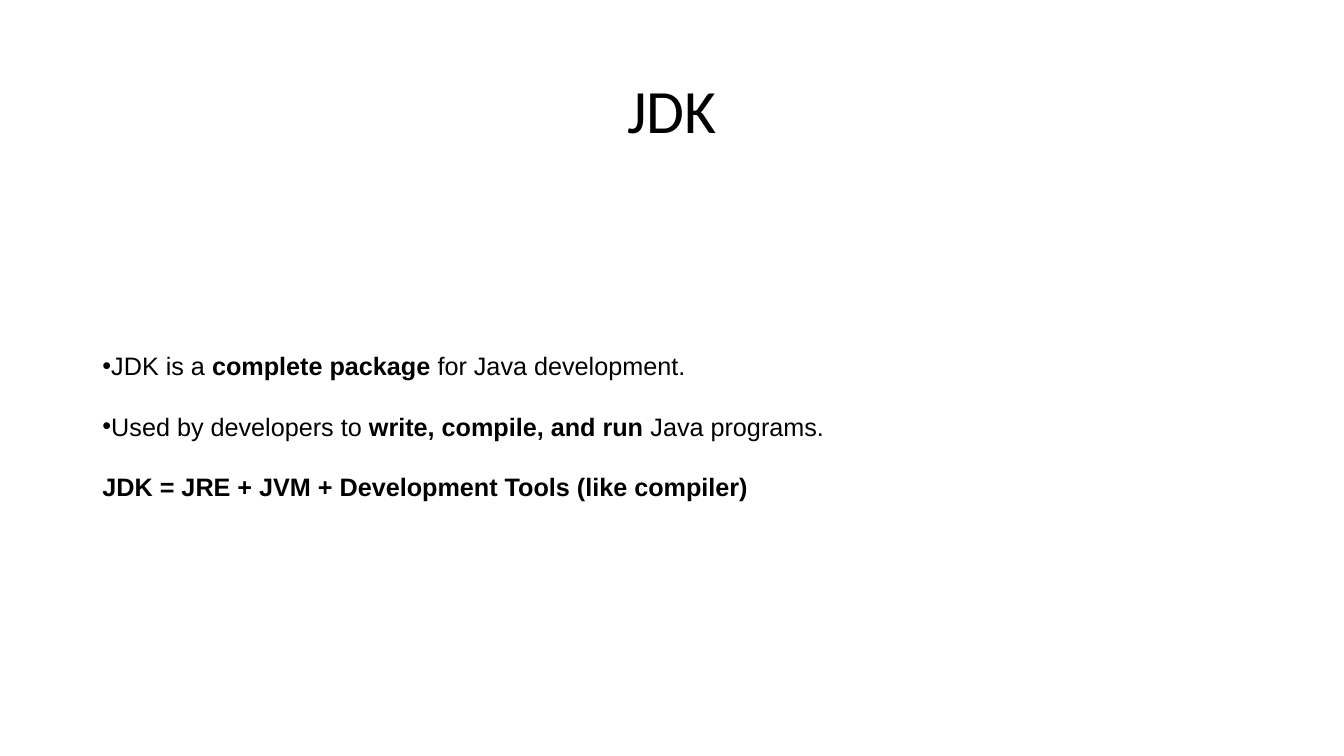
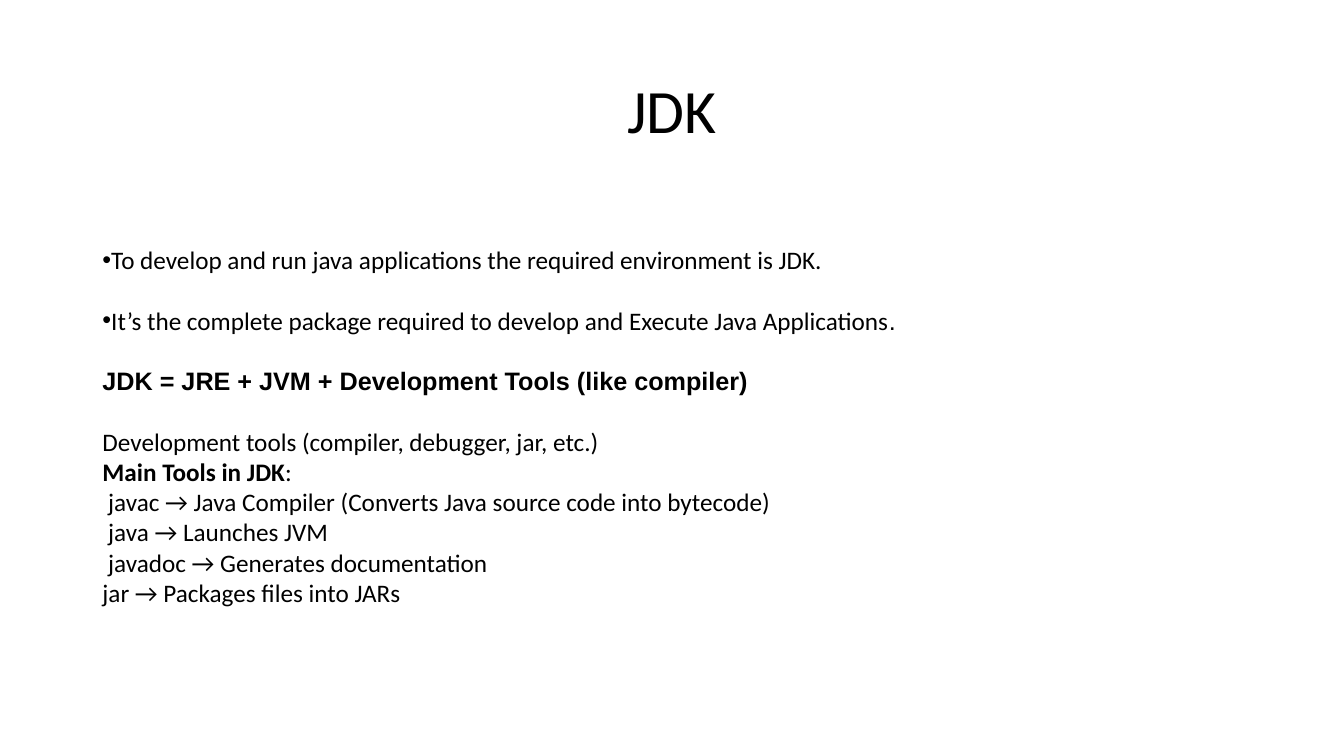
Before and after one commit to jayakrishnaprog/Javademoppt, a slide deck: slide 6 of oops.pptx (slide 4 before the commit). Drawn at 1344x756 pixels with LibreOffice and Linux fonts; fonts in the diff are those of the drawing. Boxes give left, top, right and bottom in pixels: in the first picture for what was removed or moved away, otherwise in the second. Text is boxed around its words. In the diff, an @@ line names an element or a change of style, - is before the commit and + after.

```diff
--- a/oops.pptx
+++ b/oops.pptx
@@ text "To develop and run java ...": place and size @@
-text "To develop and run java ..." at (102,356,824,502)
+text "To develop and run java ..." at (102,251,896,607)
@@ text at (111,251,896,335): text changed; font Arial to Calibri @@
-• JDK is a complete package for Java development.
-• Used by developers to write, compile, and run Java programs.
+• To develop and run java applications the required environment is JDK.
+• It’s the complete package required to develop and Execute Java Applications.
@@ text at (102,432,769,607): paragraphs added @@
+Development tools (compiler, debugger, jar, etc.)
+Main Tools in JDK:
+javac → Java Compiler (Converts Java source code into bytecode)
+java → Launches JVM
+javadoc → Generates documentation
+jar → Packages files into JARs
```
Also in this commit, not shown: 3 other slides changed, 2 slides added, 1 other file.
